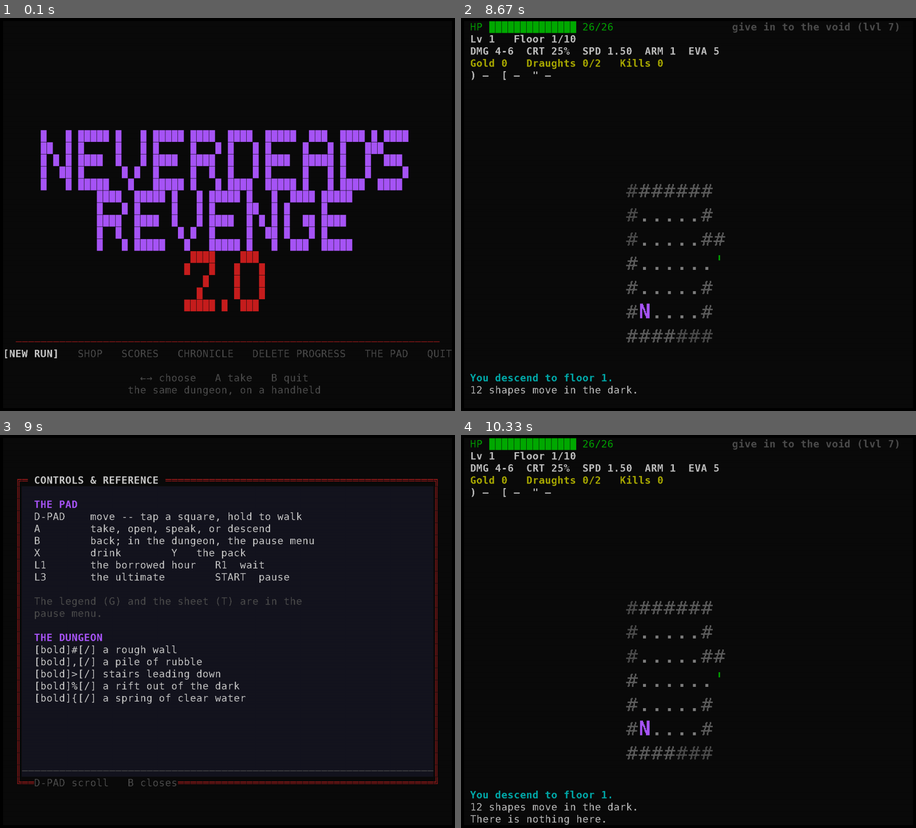
Above: before the commit, frames 1-4 (two rows, left to right).
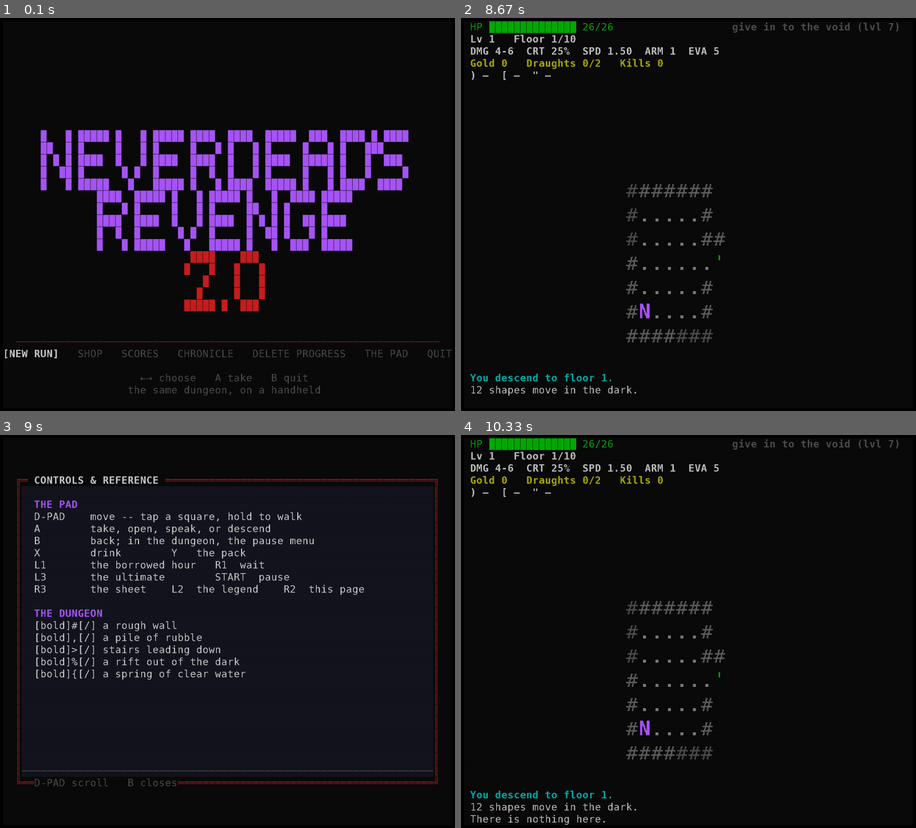
Above: after the commit, the same moments.

Repository: darknoxx/NeverdeadsRevengeMobile
Game: pygame game, started from main.py
Two runs of this game, one before a commit and one after it. Both use one fixed random seed, a clock stepped at 60 frames per second and the inputs below.
Inputs:
- Up to frame 1 (0.1 s): no input
- Up to frame 2 (8.67 s): tap Enter at 0.33, 1.7 s; tap Keypad Enter at 0.67 s; tap Space at 1.1 s; hold Right 2.4-3.15 s; hold Up 5.05-5.58 s; tap Esc at 6.28 s; hold Left 7.02-7.82 s; hold Down 7.85-8.3 s
- Up to frame 3 (9 s): tap / at 8.82 s
- Up to frame 4 (10.33 s): tap Space at 9.38 s; tap Keypad Enter at 10.15 s

Frames 1-2 are identical in both runs. In frame 3, 2.4% of the frame differs, in the area x 7-80%, y 38-69%; in frame 4, nothing differs.

Commit message:
the buttons are numbered the way Android numbers them, not the PC's way
The shoulders did nothing and L1 closed menus, and the device was innocent: the
button table assumed the PC layout (L1 4, R1 5, L2 6, R2 7), but SDL's Android
joystick does not use it. Each Android keycode is mapped to an
SDL_CONTROLLER_BUTTON_* index by keycode_to_SDL in
src/joystick/android/SDL_sysjoystick.c, and that index is what pygame reports:
the shoulders are 9 and 10, the stick clicks 7 and 8, Start 6 and Select 4, L2
and R2 15 and 16, the D-pad 11-14.

Every symptom follows from that one mistake. L3 was 7, which the table called the
ultimate, so the left stick click was the ultimate. R3 was 8, which it called
Select, so nothing. L1 was 9, which it had declared the pause, so L1 closed
menus. R1 was 10, which was not in the table at all, so R1 did nothing. And the
D-pad worked because dpad_direction already read buttons 11-14.

The table now speaks Android. L1 is the borrowed hour and R1 is the wait, as the
handheld asked; the ultimate is the left stick click, the sheet the right one,
the legend and this page L2 and R2. The controls page and the README say so, and
a note records the numbering so the next person does not relitigate it.

1344 pass. APK rebuilt.

Diff:
--- a/src/neverdeads_revenge/mobile/input.py
+++ b/src/neverdeads_revenge/mobile/input.py
@@ -83,19 +83,26 @@
 if hasattr(pygame, "K_AC_BACK"):
     KEYS[pygame.K_AC_BACK] = "escape"
 
-#: The pad's face and shoulder buttons, by SDL's own numbering. A is the bottom
-#: button on an Xbox-layout pad, which is what a Retroid ships as.
+#: The pad's buttons, by the numbers SDL gives them on **Android**. These are not
+#: the PC numbering: SDL's Android joystick maps each Android keycode to an
+#: ``SDL_CONTROLLER_BUTTON_*`` index (see ``keycode_to_SDL`` in SDL's
+#: ``src/joystick/android/SDL_sysjoystick.c``), and those indices are what
+#: pygame reports. A/B/X/Y are 0-3 as anywhere, but the shoulders are 9 and 10,
+#: the stick clicks 7 and 8, Start 6 and Select 4. Assuming the PC layout here
+#: (L1 4, R1 5, L2 6, R2 7) had quietly put "escape" on L1 and nothing on R1.
 BUTTONS: dict[int, str] = {
     0: "enter",   # A -- the game's one verb: take, open, speak, descend
     1: "escape",  # B -- back, and the pause menu
     2: "q",       # X -- drink
     3: "i",       # Y -- the pack
-    4: "r",       # L1 -- the borrowed hour
-    5: "space",   # R1 -- wait
-    6: "c",       # L2 -- the sheet
-    7: "f",       # R2 -- the ultimate
-    9: "escape",  # Start -- the pause
-    8: "select",  # Select -- the status menu
+    4: "select",  # Select (Android's BACK)
+    6: "escape",  # Start -- the pause
+    7: "f",       # L3 -- the ultimate
+    8: "c",       # R3 -- the sheet
+    9: "r",       # L1 -- the borrowed hour
+    10: "space",  # R1 -- wait
+    15: "l",      # L2 -- the legend
+    16: "?",      # R2 -- this page
 }
 
 #: Stick axes, as ``(axis, sign)`` per direction.
--- a/src/neverdeads_revenge/mobile/screens/menus.py
+++ b/src/neverdeads_revenge/mobile/screens/menus.py
@@ -128,9 +128,7 @@
             ("X        drink        Y   the pack", BONE),
             ("L1       the borrowed hour   R1  wait", BONE),
             ("L3       the ultimate        START  pause", BONE),
-            ("", ""),
-            ("The legend (G) and the sheet (T) are in the", ASH),
-            ("pause menu.", ASH),
+            ("R3       the sheet    L2  the legend    R2  this page", BONE),
             ("", ""),
             ("THE DUNGEON", f"bold {PURPLE}"),
         ]
--- a/tests/test_mobile.py
+++ b/tests/test_mobile.py
@@ -286,13 +286,18 @@
 
 
 def test_the_shoulders_are_the_hour_and_the_wait(app):
-    """The triggers were too unreliable to read on the handheld -- their two
-    axes are coupled and the values jump -- so the borrowed hour and the wait
-    live on the shoulder buttons, which are buttons and always have been."""
+    """On Android, SDL numbers the shoulders 9 and 10, not 4 and 5: it maps each
+    Android keycode to an SDL controller-button index, and that index is what
+    pygame reports. The PC layout had put "escape" on L1 and nothing on R1."""
     from neverdeads_revenge.mobile.input import button_name
 
-    assert button_name(4) == "r", "L1 is not the borrowed hour"
-    assert button_name(5) == "space", "R1 is not the wait"
+    assert button_name(9) == "r", "L1 is not the borrowed hour"
+    assert button_name(10) == "space", "R1 is not the wait"
+    # And the rest of the Android numbering, since it is not the PC one.
+    assert button_name(7) == "f", "L3 is not the ultimate"
+    assert button_name(8) == "c", "R3 is not the sheet"
+    assert button_name(6) == "escape", "Start is not the pause"
+    assert button_name(4) == "select", "Select moved"
 
 
 def test_the_loop_body_survives_a_real_sequence(app, monkeypatch):
Not shown, changed: README.md
